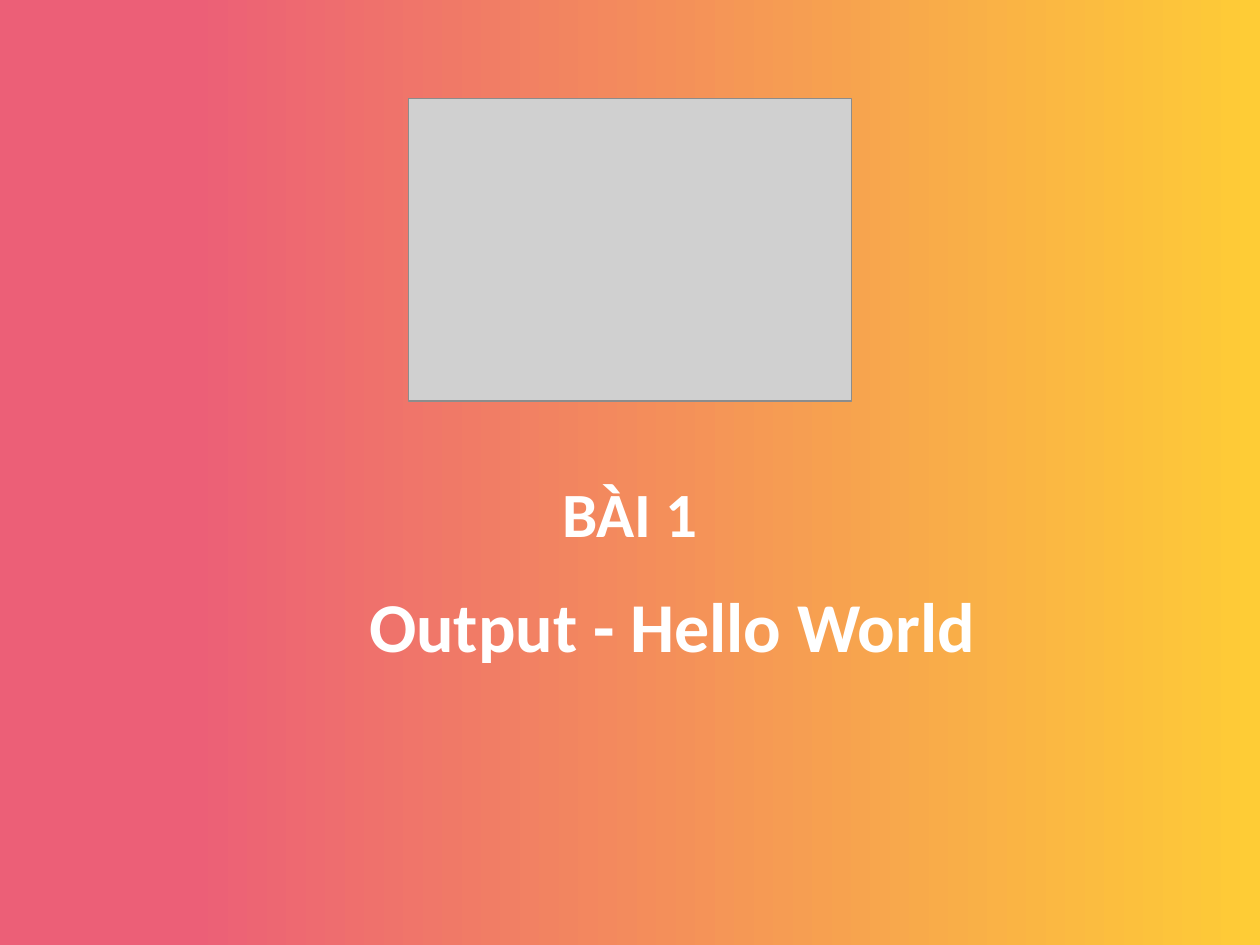
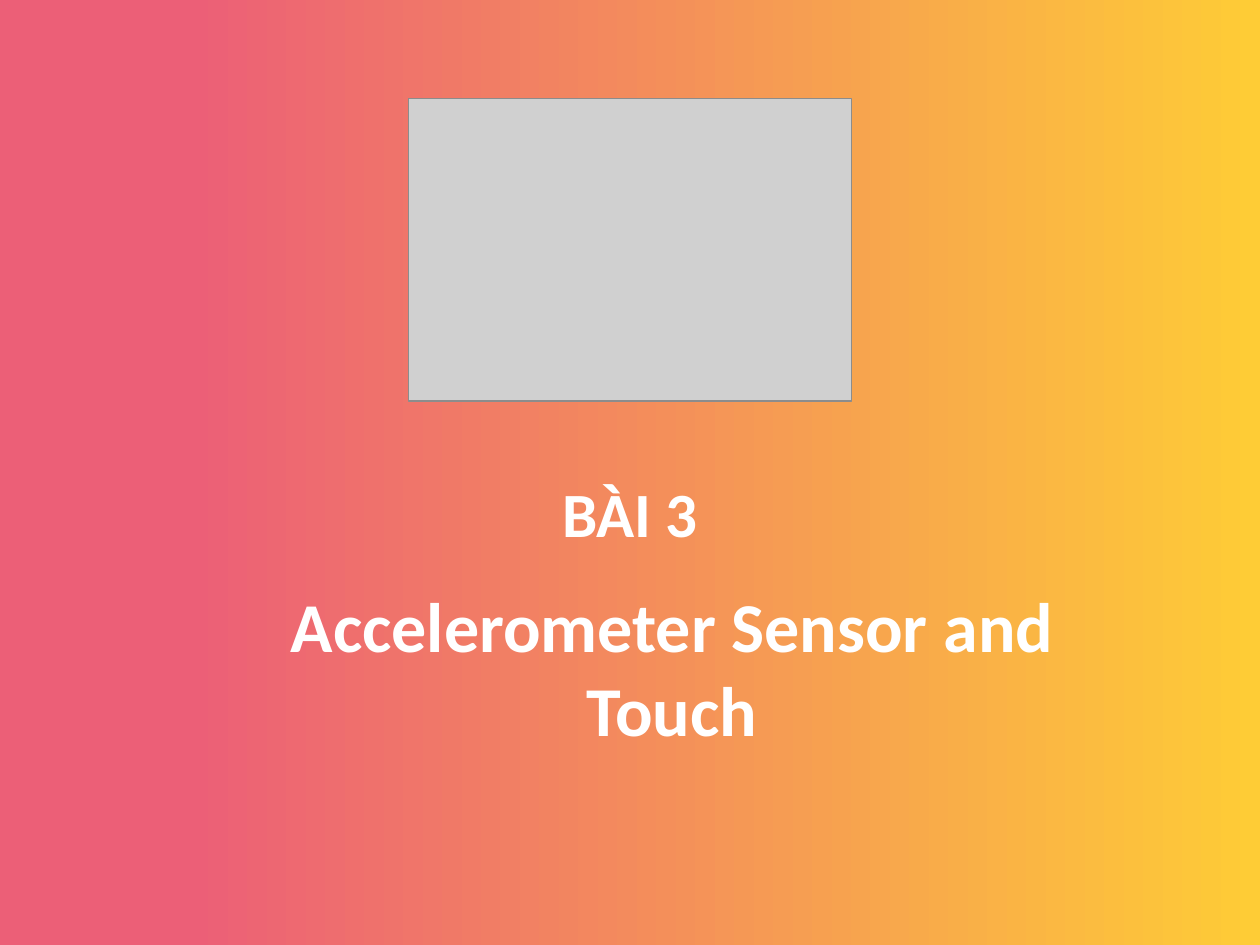
Before and after one commit to nhannn87dn/Learn-microbit, a slide deck: slide 1 of Lessions/Bai-03-Accelerometer-Sensor-and-Touch/Bai-03-Accelerometer-Sensor-and-Touch.pptx. Drawn at 1260x945 pixels with LibreOffice and Linux fonts; fonts in the diff are those of the drawing; grey boxes stand for pictures; background and template pictures are left out. Boxes give left, top, right and bottom in pixels: in the first picture for what was removed or moved away, otherwise in the second. Text is boxed around its words. In the diff, an @@ line names an element or a change of style, - is before the commit and + after.

```diff
--- a/Lessions/Bai-03-Accelerometer-Sensor-and-Touch/Bai-03-Accelerometer-Sensor-and-Touch.pptx
+++ b/Lessions/Bai-03-Accelerometer-Sensor-and-Touch/Bai-03-Accelerometer-Sensor-and-Touch.pptx
@@ text at <box>562,485,698,538</box>: text changed @@
-BÀI 1
+BÀI 3
@@ text at <box>291,603,1054,737</box>: text changed @@
-Output - Hello World
+Accelerometer Sensor and Touch
```
Also in this commit, not shown: 9 other files.
